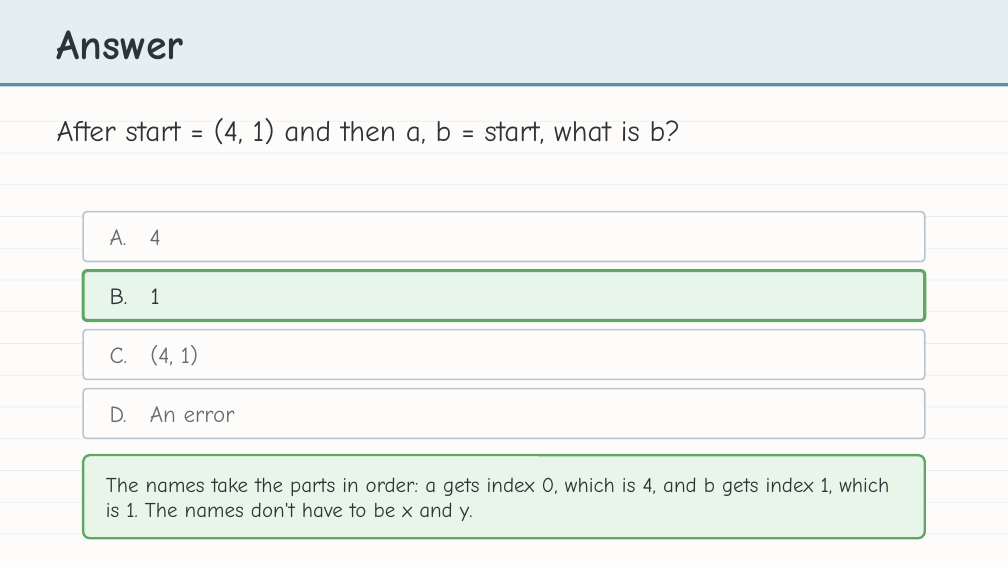
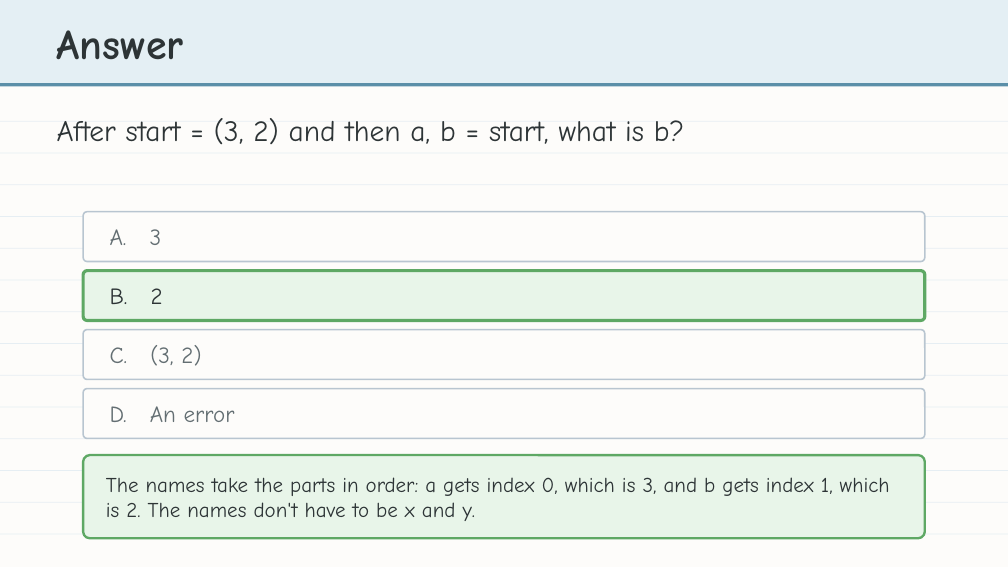
Before and after one commit to bradamiller/LearningPython, a slide deck: slide 11 of static/slides/module-04-manhattan/lesson-02-tuples.pptx. Drawn at 1008x567 pixels with LibreOffice and Linux fonts; fonts in the diff are those of the drawing. Boxes give left, top, right and bottom in pixels: in the first picture for what was removed or moved away, otherwise in the second. Text is boxed around its words. In the diff, an @@ line names an element or a change of style, - is before the commit and + after.

```diff
--- a/static/slides/module-04-manhattan/lesson-02-tuples.pptx
+++ b/static/slides/module-04-manhattan/lesson-02-tuples.pptx
@@ text at [57, 118, 684, 144]: text changed @@
-After start = (4, 1) and then a, b = start, what is b?
+After start = (3, 2) and then a, b = start, what is b?
@@ text at [110, 229, 162, 245]: text changed @@
-A. 4
+A. 3
@@ text at [110, 288, 163, 304]: text changed @@
-B. 1
+B. 2
@@ text at [110, 345, 201, 366]: text changed @@
-C. (4, 1)
+C. (3, 2)
@@ text at [106, 477, 890, 521]: text changed @@
-The names take the parts in order: a gets index 0, which is 4, and b gets index 1, which is 1. The names don't have to be x and y.
+The names take the parts in order: a gets index 0, which is 3, and b gets index 1, which is 2. The names don't have to be x and y.
```
Also in this commit, not shown: 8 other slides changed, 11 other files.
